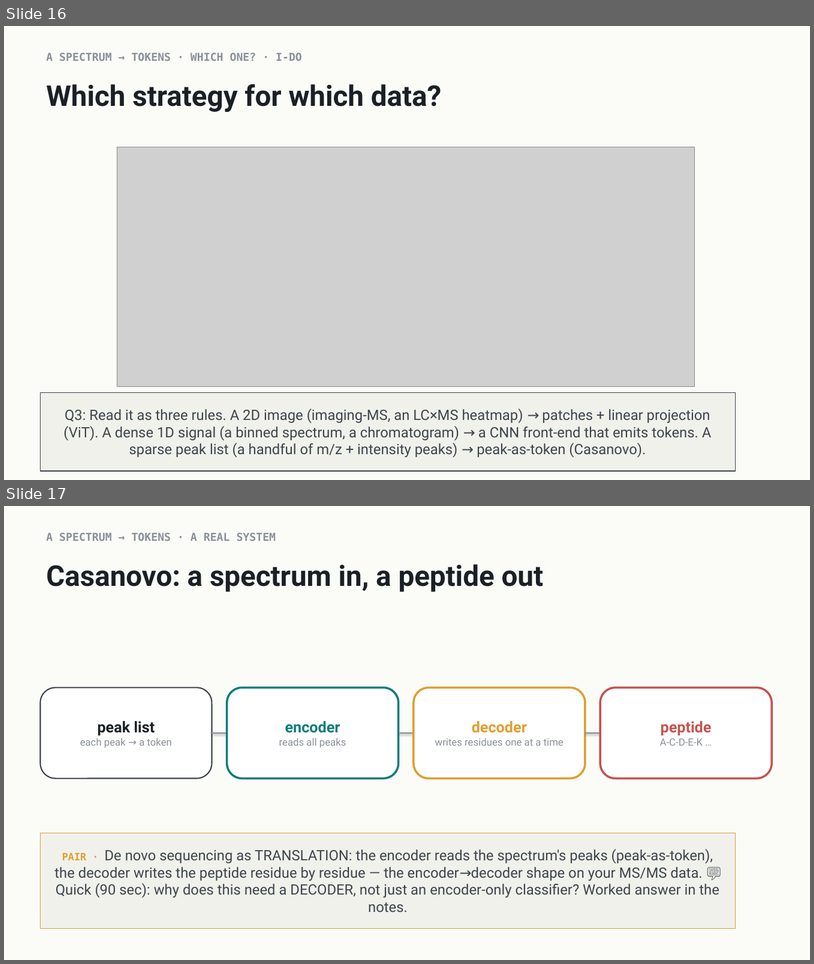
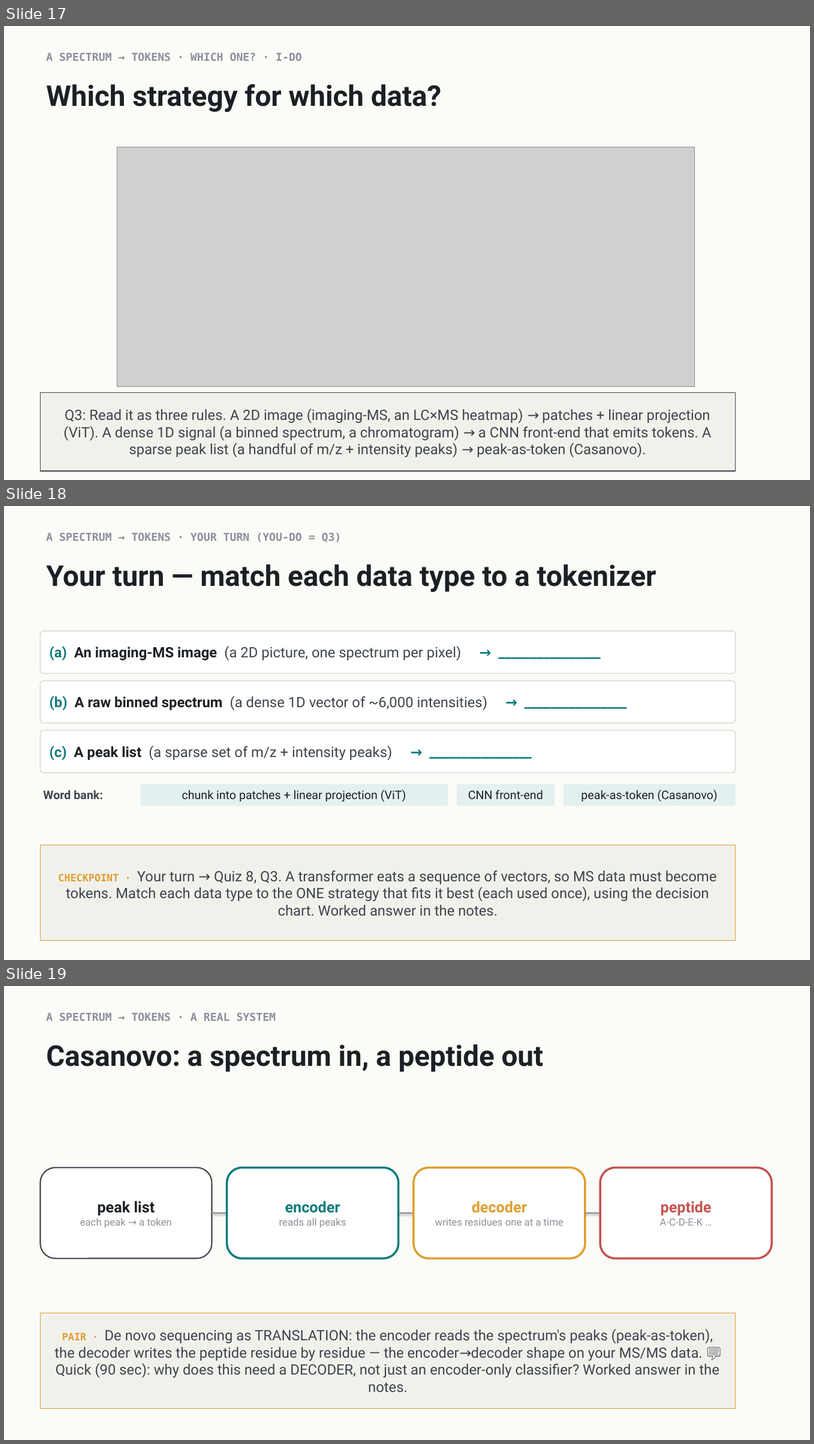
Before and after one commit to indigobio/msacl_dl_course, a slide deck: slides/pptx/lecture08_transformer.pptx. Shown one above the other, each under a label of ours: slides 16 and 17 before the commit, slides 17, 18 and 19 after it. The pictures are 814x964 and 814x1444 pixels, drawn with LibreOffice and Linux fonts; fonts in the diff are those of the drawing; grey boxes stand for pictures. Boxes give left, top, right and bottom in pixels: in the first picture for what was removed or moved away, otherwise in the second. Text is boxed around its words. In the diff, an @@ line names an element or a change of style, - is before the commit and + after.

```diff
--- a/slides/pptx/lecture08_transformer.pptx
+++ b/slides/pptx/lecture08_transformer.pptx
@@ slide 18 added at (4,506,810,960), background #FBFBF8 @@
@@ text added at (46,532,342,543), 13 pt, text #8A9099, bold @@
+A SPECTRUM → TOKENS · YOUR TURN (YOU-DO = Q3)
@@ text added at (46,564,657,592), 34 pt, text #1B2025, bold @@
+Your turn — match each data type to a tokenizer
@@ rounded rectangle added at (40,631,736,673), fill #FFFFFF, outline #D9D9D2 1 pt @@
@@ text added at (50,646,461,660), 17 pt, text #3D444C, bold @@
+(a) An imaging-MS image (a 2D picture, one spectrum per pixel) → ________________
@@ rounded rectangle added at (40,681,736,723), fill #FFFFFF, outline #D9D9D2 1 pt @@
@@ text added at (50,696,488,710), 17 pt, text #3D444C, bold @@
+(b) A raw binned spectrum (a dense 1D vector of ~6,000 intensities) → ________________
@@ rounded rectangle added at (40,730,736,773), fill #FFFFFF, outline #D9D9D2 1 pt @@
@@ text added at (50,745,393,760), 17 pt, text #3D444C @@
+(c) A peak list (a sparse set of m/z + intensity peaks) → ________________
@@ text added at (43,790,103,799), 14 pt, text #3D444C, bold @@
+Word bank:
@@ rounded rectangle added at (141,784,448,805), fill #E3F0EF, 14 pt, text #1B2025 @@
+chunk into patches + linear projection (ViT)
@@ rounded rectangle added at (457,784,555,805), fill #E3F0EF, 14 pt, text #1B2025 @@
+CNN front-end
@@ rounded rectangle added at (564,784,736,805), fill #E3F0EF, 14 pt, text #1B2025 @@
+peak-as-token (Casanovo)
@@ rectangle added at (40,845,736,940), fill #F1F1EC, outline #E09E2F 1 pt, 17 pt, text #3D444C @@
+CHECKPOINT · Your turn → Quiz 8, Q3. A transformer eats a sequence of vectors, so MS data must become tokens. Match each data type to the ONE strategy that fits it best (each used once), using the decision chart. Worked answer in the notes.
@@ what was slide 16 is now slide 17 @@
@@ what was slide 17 is now slide 19 @@
```
Also in this commit, not shown: 1 slide changed, 2 other slides added, 16 other files.
